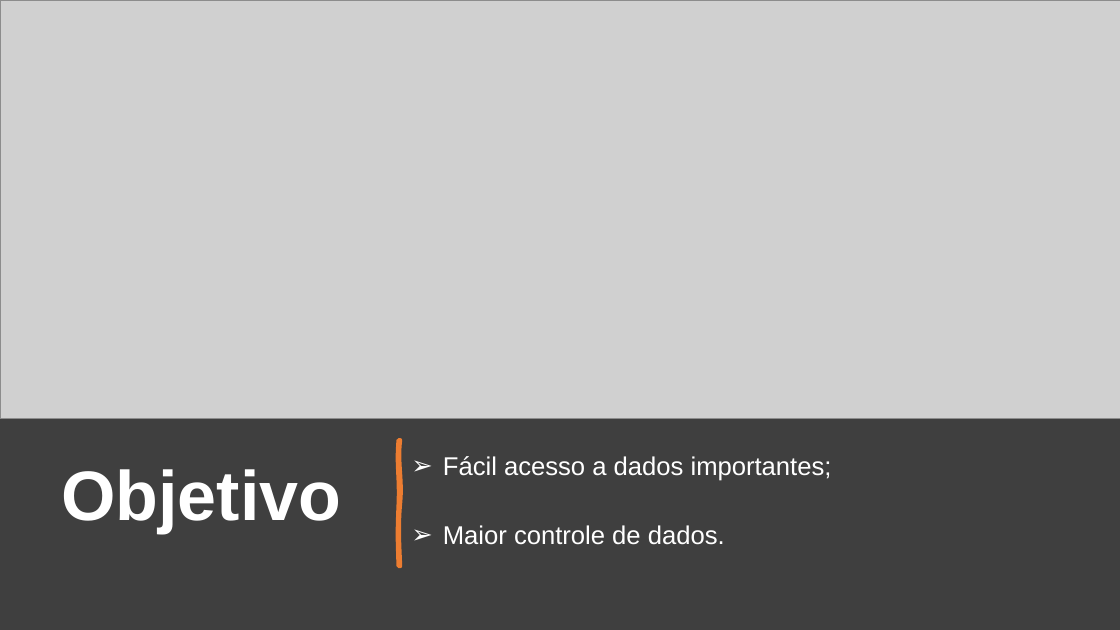
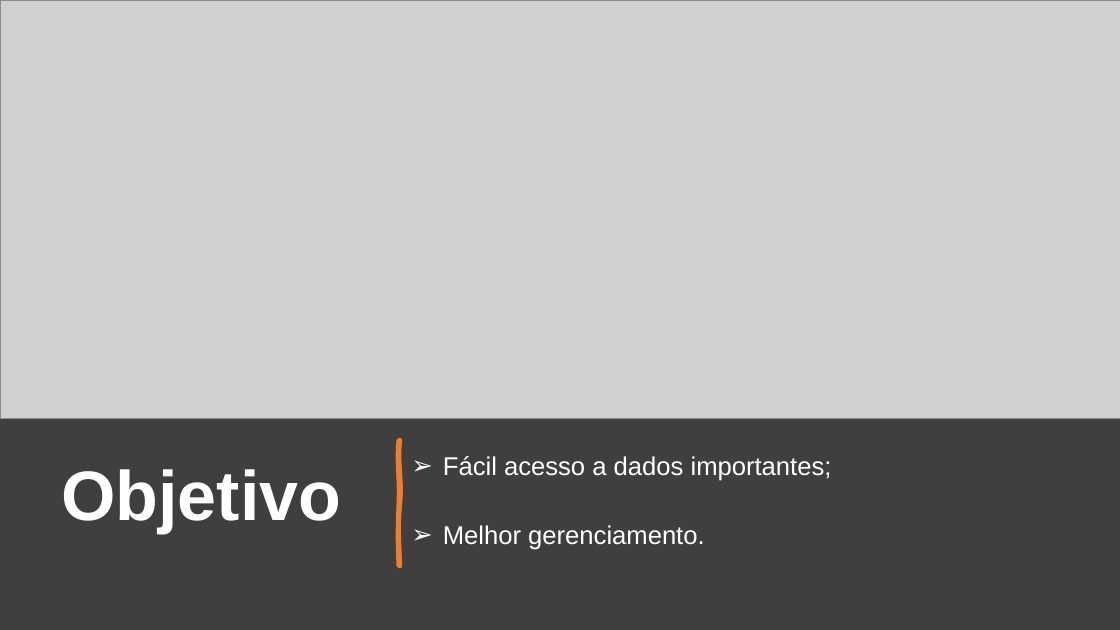
Before and after one commit to TCC-Disk-Pizza-Nostra-Casa/Conteudo_TCC, a slide deck: slide 3 of Planejamento/TCC - Desenvolvimento de Sistemas - Pizzaria.pptx. Drawn at 1120x630 pixels with LibreOffice and Linux fonts; fonts in the diff are those of the drawing; grey boxes stand for pictures. Boxes give left, top, right and bottom in pixels: in the first picture for what was removed or moved away, otherwise in the second. Text is boxed around its words. In the diff, an @@ line names an element or a change of style, - is before the commit and + after.

```diff
--- a/Planejamento/TCC - Desenvolvimento de Sistemas - Pizzaria.pptx
+++ b/Planejamento/TCC - Desenvolvimento de Sistemas - Pizzaria.pptx
@@ text at (443, 525, 704, 550): text changed @@
-➢ Maior controle de dados.
+➢ Melhor gerenciamento.
```
Also in this commit, not shown: 5 other slides changed, 4 slides added, 4 slides removed, 1 other file.
